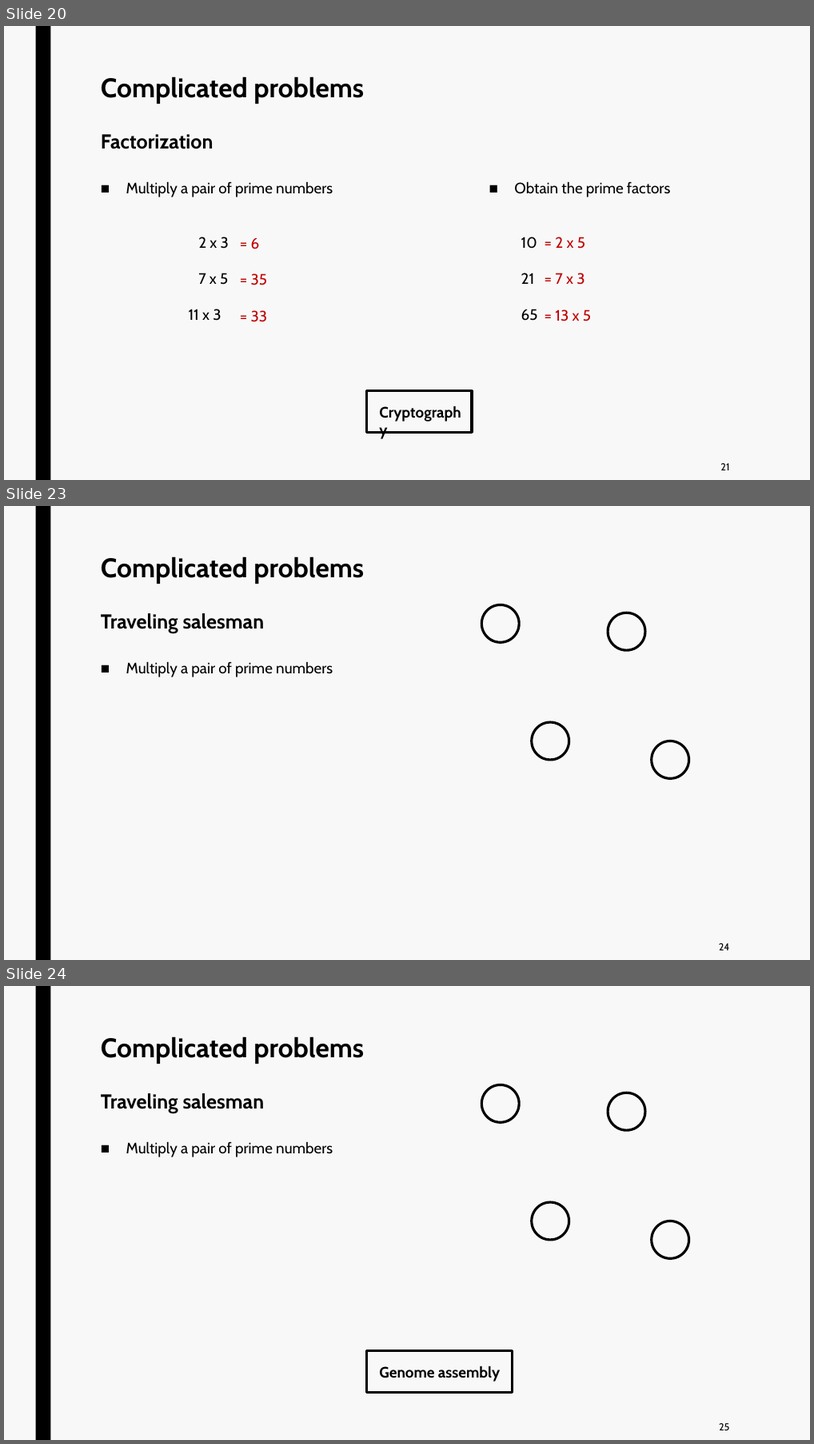
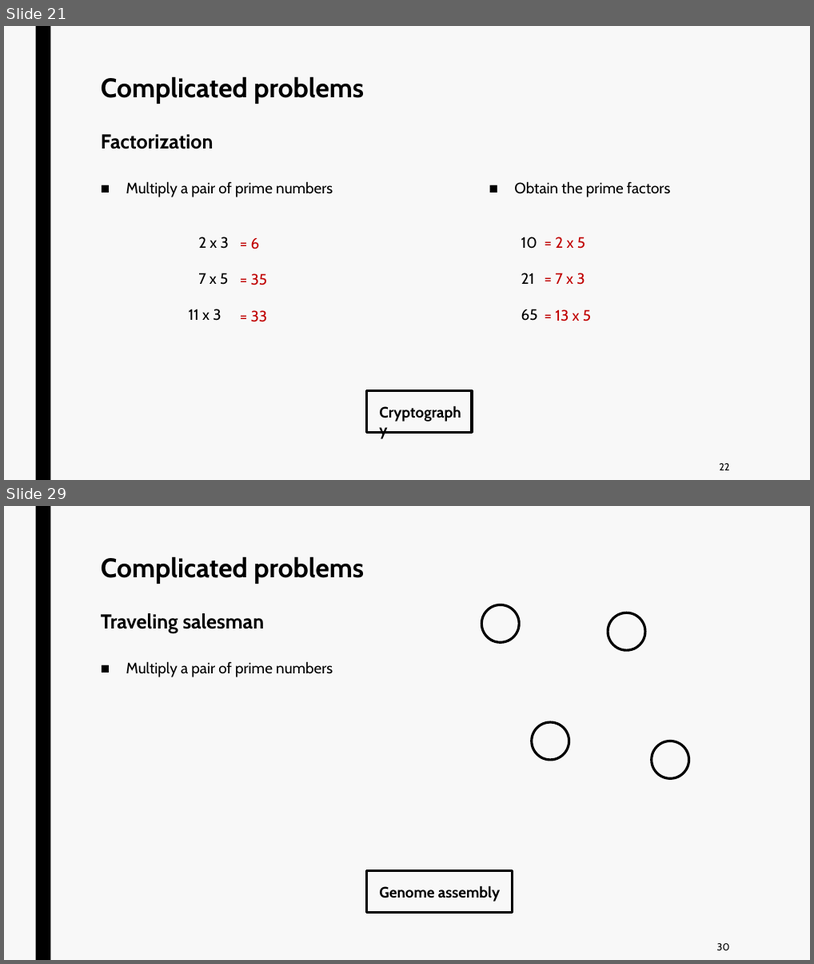
Before and after one commit to jurtasun/presentations, a slide deck: 202306_LMS_Complexity/202306_LMS_Complexity.ppt. Shown one above the other, each under a label of ours: slides 20, 23 and 24 before the commit, slides 21 and 29 after it; the slides between them are not shown. The pictures are 814x1444 and 814x964 pixels, drawn with LibreOffice and Linux fonts; fonts in the diff are those of the drawing. Boxes give left, top, right and bottom in pixels: in the first picture for what was removed or moved away, otherwise in the second. Text is boxed around its words. In the diff, an @@ line names an element or a change of style, - is before the commit and + after.

```diff
--- a/202306_LMS_Complexity/202306_LMS_Complexity.ppt
+++ b/202306_LMS_Complexity/202306_LMS_Complexity.ppt
@@ slide 23 removed at <box>4,506,810,960</box>, background #F8F8F8; not listed: 1 template element that a slide beside it also shows @@
@@ title removed at <box>101,556,364,633</box> @@
-Complicated problems
-Traveling salesman
@@ ellipse removed at <box>482,604,519,642</box> @@
@@ ellipse removed at <box>608,612,646,650</box> @@
@@ text removed at <box>126,661,333,677</box> @@
-■ Multiply a pair of prime numbers
@@ ellipse removed at <box>532,722,570,760</box> @@
@@ ellipse removed at <box>652,740,690,778</box> @@
@@ page number removed at <box>719,943,730,950</box> @@
-24
@@ what was slide 20 is now slide 21 @@
@@ page number at <box>719,463,730,470</box>: text changed @@
-21
+22
@@ what was slide 24 is now slide 29 @@
@@ page number at <box>718,943,730,950</box>: text changed @@
-25
+30
```
Also in this commit, not shown: 2 slides changed, 8 slides added, 2 other slides removed.
